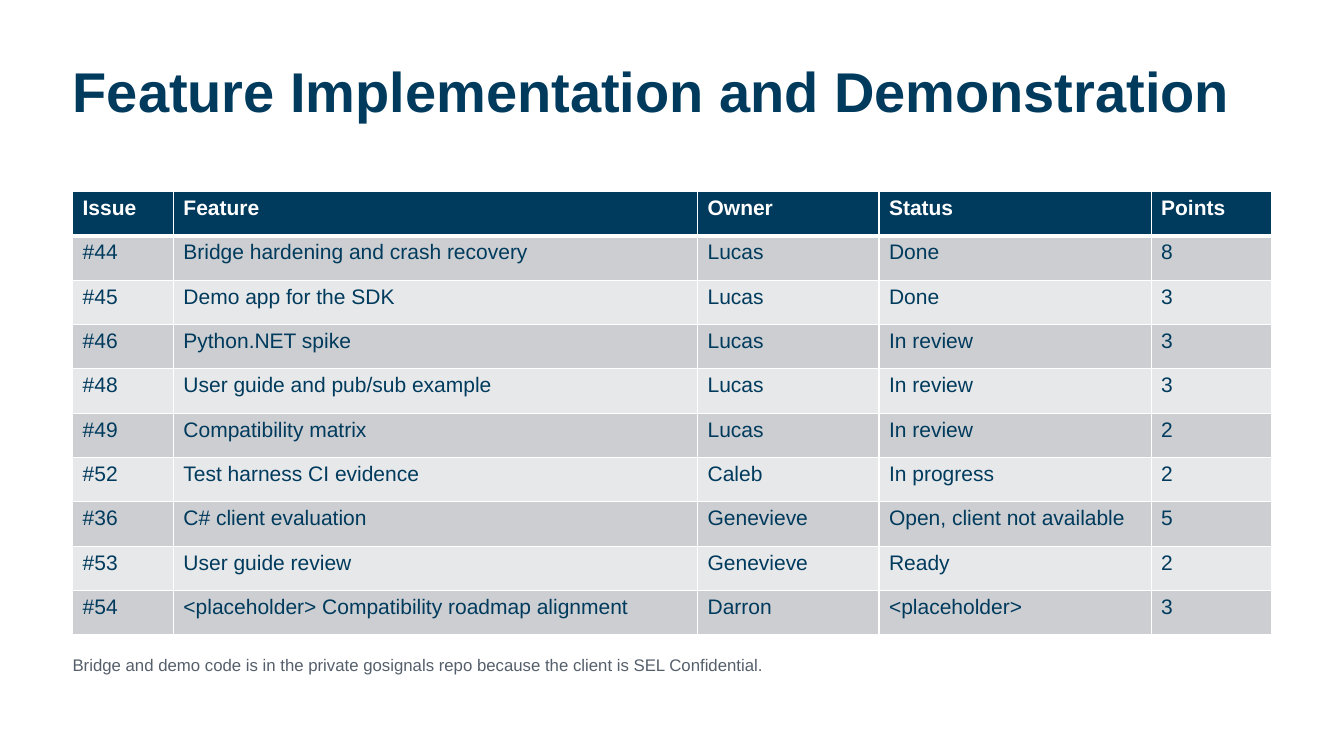
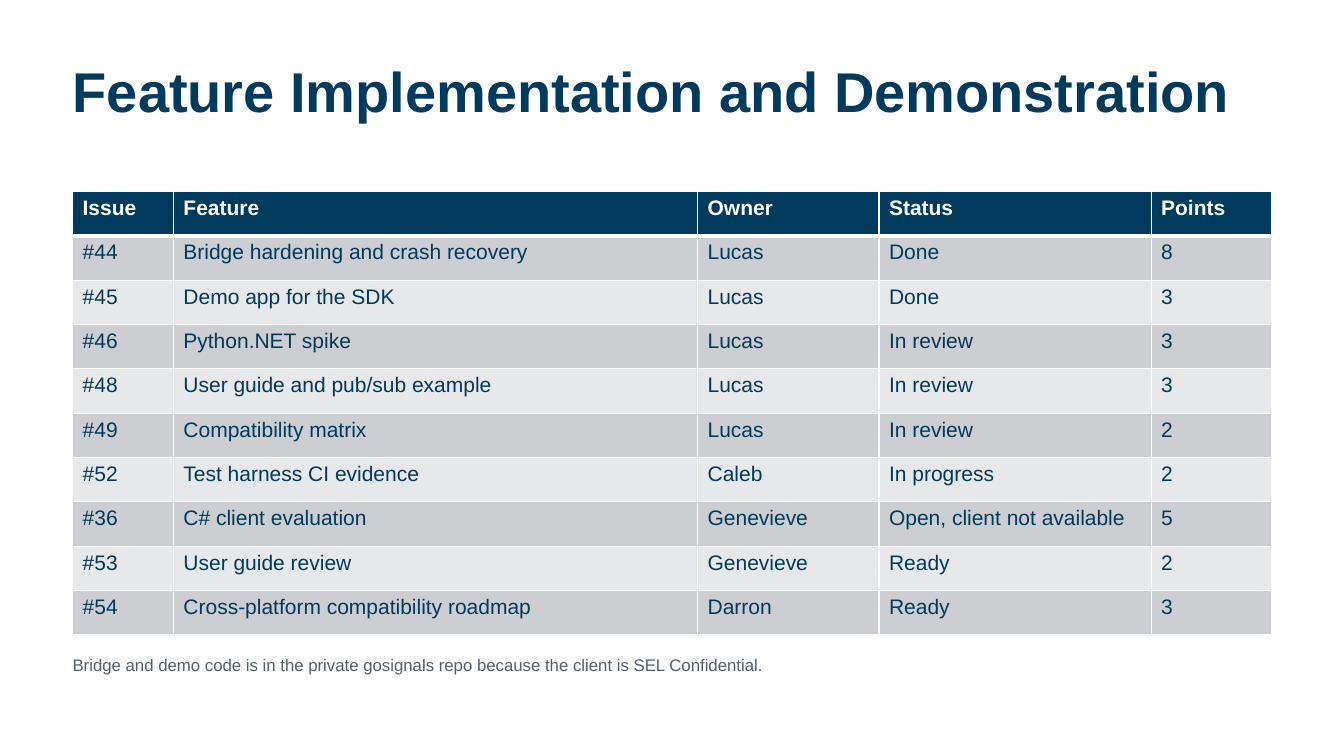
Before and after one commit to calebh13/sel-blueframe-sdk, a slide deck: slide 4 of Sprints/Sprint_5/Sprint 5 Presentation.pptx. Drawn at 1344x756 pixels with LibreOffice and Linux fonts; fonts in the diff are those of the drawing. Boxes give left, top, right and bottom in pixels: in the first picture for what was removed or moved away, otherwise in the second. Text is boxed around its words. In the diff, an @@ line names an element or a change of style, - is before the commit and + after.

```diff
--- a/Sprints/Sprint_5/Sprint 5 Presentation.pptx
+++ b/Sprints/Sprint_5/Sprint 5 Presentation.pptx
@@ table at (73, 192, 1272, 635) @@
-row 10, column 2: <placeholder> Compatibility roadmap alignment
+row 10, column 2: Cross-platform compatibility roadmap
-row 10, column 4: <placeholder>
+row 10, column 4: Ready
```
Also in this commit, not shown: 2 other slides changed, 4 other files.
